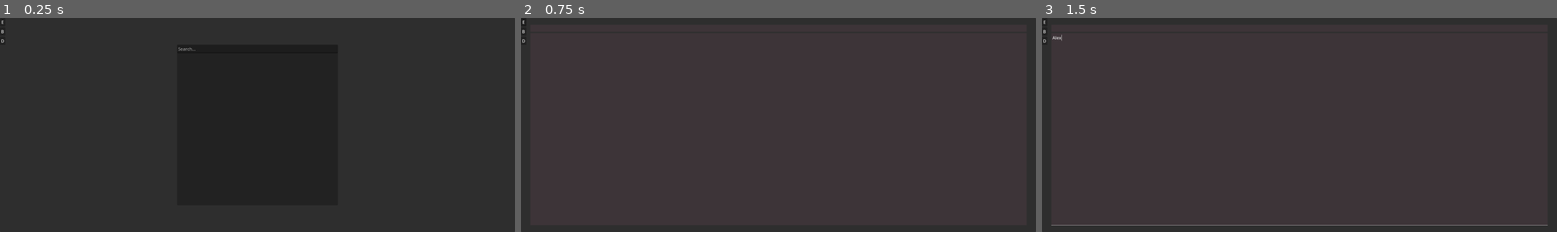
Above: before the commit, frames 1-3 (left to right).
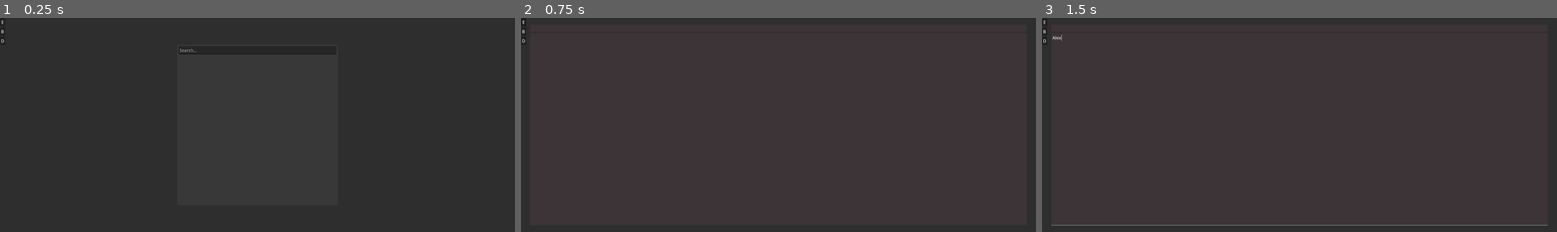
Above: after the commit, the same moments.

Repository: Robert-DeForrest-Reynolds/Anchor
Game: Godot game, scene res://Scenes/App.tscn
Two runs of this game, one before a commit and one after it. Both use one fixed random seed, a clock stepped at 60 frames per second and the inputs below.
Inputs (mouse positions are in pixels of both pictures, inside the frame that each line leads up to):
- Up to frame 1 (0.25 s): no input
- Up to frame 2 (0.75 s): click "E" at 0.5 s
- Up to frame 3 (1.5 s): click (1299, 129) at 1.27 s; type "Alex" at 1.35 s

The runs differ from the first frame. In frame 1, 0.1% of the frame differs, in the area x 34-66%, y 12-17%; in frame 2, nothing differs; in frame 3, nothing differs.
Error in both runs: Invalid call. Nonexistent function 'Create_Dummy_Note' in base 'Nil'. (res://Scripts/Globals.gd:27)

Commit message:
Some fixes

Diff:
--- a/Scenes/App.tscn
+++ b/Scenes/App.tscn
@@ -2,8 +2,8 @@
 
 [ext_resource type="Script" uid="uid://deu8uflvd5mgj" path="res://Scripts/Core.gd" id="1_3anhv"]
 [ext_resource type="PackedScene" uid="uid://0qg7y5kuiow7" path="res://Scenes/Editor.tscn" id="2_r41ji"]
-[ext_resource type="PackedScene" uid="uid://cx8cleyqrjgxh" path="res://Scenes/Browser.tscn" id="3_lbrif"]
 [ext_resource type="PackedScene" uid="uid://bcmm5cd0nfdum" path="res://Scenes/DialogueEditor.tscn" id="4_330lp"]
+[ext_resource type="PackedScene" uid="uid://bwenb5vtkbvo" path="res://Scenes/BrowserV2.tscn" id="5_r41ji"]
 
 [sub_resource type="StyleBoxEmpty" id="StyleBoxEmpty_e1rpr"]
 
@@ -19,7 +19,7 @@
 unique_name_in_owner = true
 layout_mode = 2
 
-[node name="Browser" parent="." instance=ExtResource("3_lbrif")]
+[node name="Browser" parent="." instance=ExtResource("5_r41ji")]
 unique_name_in_owner = true
 layout_mode = 2
 
--- /dev/null
+++ b/Scenes/BrowserItem.tscn
@@ -0,0 +1,56 @@
+[gd_scene load_steps=4 format=3 uid="uid://c7yypbych3tfu"]
+
+[sub_resource type="StyleBoxEmpty" id="StyleBoxEmpty_37k16"]
+
+[sub_resource type="StyleBoxEmpty" id="StyleBoxEmpty_qktpx"]
+
+[sub_resource type="StyleBoxEmpty" id="StyleBoxEmpty_ek57p"]
+
+[node name="Item" type="Button"]
+custom_minimum_size = Vector2(0, 20)
+theme_override_styles/focus = SubResource("StyleBoxEmpty_37k16")
+theme_override_styles/normal_mirrored = SubResource("StyleBoxEmpty_qktpx")
+theme_override_styles/normal = SubResource("StyleBoxEmpty_ek57p")
+
+[node name="Margin" type="MarginContainer" parent="."]
+layout_mode = 1
+anchors_preset = 15
+anchor_right = 1.0
+anchor_bottom = 1.0
+grow_horizontal = 2
+grow_vertical = 2
+mouse_filter = 2
+theme_override_constants/margin_left = 5
+theme_override_constants/margin_top = 2
+theme_override_constants/margin_right = 5
+theme_override_constants/margin_bottom = 2
+
+[node name="HBox" type="HBoxContainer" parent="Margin"]
+layout_mode = 2
+mouse_filter = 2
+
+[node name="Margin" type="MarginContainer" parent="Margin/HBox"]
+layout_mode = 2
+size_flags_horizontal = 3
+theme_override_constants/margin_left = 2
+theme_override_constants/margin_right = 2
+
+[node name="Name" type="Label" parent="Margin/HBox/Margin"]
+unique_name_in_owner = true
+layout_mode = 2
+size_flags_horizontal = 3
+mouse_filter = 1
+text = "FileName"
+
+[node name="Margin2" type="MarginContainer" parent="Margin/HBox"]
+layout_mode = 2
+size_flags_horizontal = 3
+theme_override_constants/margin_left = 2
+theme_override_constants/margin_right = 2
+
+[node name="Content" type="Label" parent="Margin/HBox/Margin2"]
+unique_name_in_owner = true
+layout_mode = 2
+size_flags_horizontal = 3
+mouse_filter = 1
+text = "Content"
--- /dev/null
+++ b/Scenes/BrowserV2.tscn
@@ -0,0 +1,53 @@
+[gd_scene load_steps=4 format=3 uid="uid://bwenb5vtkbvo"]
+
+[ext_resource type="Script" uid="uid://nw5rj0kvsv7r" path="res://Scripts/BrowserV2.gd" id="1_ek57p"]
+[ext_resource type="PackedScene" uid="uid://c7yypbych3tfu" path="res://Scenes/BrowserItem.tscn" id="2_37k16"]
+
+[sub_resource type="StyleBoxFlat" id="StyleBoxFlat_qktpx"]
+bg_color = Color(0.219501, 0.219501, 0.219501, 1)
+corner_radius_top_left = 5
+corner_radius_top_right = 5
+corner_radius_bottom_right = 5
+corner_radius_bottom_left = 5
+
+[node name="Browser" type="PanelContainer"]
+custom_minimum_size = Vector2(600, 600)
+anchors_preset = 8
+anchor_left = 0.5
+anchor_top = 0.5
+anchor_right = 0.5
+anchor_bottom = 0.5
+offset_left = -300.0
+offset_top = -300.0
+offset_right = 300.0
+offset_bottom = 300.0
+grow_horizontal = 2
+grow_vertical = 2
+size_flags_horizontal = 4
+size_flags_vertical = 4
+theme_override_styles/panel = SubResource("StyleBoxFlat_qktpx")
+script = ExtResource("1_ek57p")
+
+[node name="MarginContainer" type="MarginContainer" parent="."]
+layout_mode = 2
+theme_override_constants/margin_left = 5
+theme_override_constants/margin_top = 5
+theme_override_constants/margin_right = 5
+theme_override_constants/margin_bottom = 5
+
+[node name="VBox" type="VBoxContainer" parent="MarginContainer"]
+unique_name_in_owner = true
+layout_mode = 2
+
+[node name="SearchBox" type="LineEdit" parent="MarginContainer/VBox"]
+unique_name_in_owner = true
+layout_mode = 2
+size_flags_vertical = 0
+placeholder_text = "Search..."
+
+[node name="Items" type="VBoxContainer" parent="MarginContainer/VBox"]
+unique_name_in_owner = true
+layout_mode = 2
+
+[node name="Item" parent="MarginContainer/VBox/Items" instance=ExtResource("2_37k16")]
+layout_mode = 2
--- a/Scenes/DialogueEditor.tscn
+++ b/Scenes/DialogueEditor.tscn
@@ -1,6 +1,6 @@
 [gd_scene load_steps=4 format=3 uid="uid://bcmm5cd0nfdum"]
 
-[ext_resource type="Script" uid="uid://m4er2pwnfn7h" path="res://Scenes/DialogueEditor.gd" id="1_cmkle"]
+[ext_resource type="Script" uid="uid://m4er2pwnfn7h" path="res://Scripts/DialogueEditor.gd" id="1_cmkle"]
 [ext_resource type="PackedScene" uid="uid://m71g581et6jo" path="res://Scenes/DialogueEntry.tscn" id="2_paj8d"]
 
 [sub_resource type="StyleBoxFlat" id="StyleBoxFlat_ccm41"]
--- a/Scenes/DialogueEntry.tscn
+++ b/Scenes/DialogueEntry.tscn
@@ -1,6 +1,6 @@
 [gd_scene load_steps=2 format=3 uid="uid://m71g581et6jo"]
 
-[ext_resource type="Script" uid="uid://c3dvf5nb6ff1i" path="res://Scenes/DialogueEntry.gd" id="1_equq1"]
+[ext_resource type="Script" uid="uid://c3dvf5nb6ff1i" path="res://Scripts/DialogueEntry.gd" id="1_equq1"]
 
 [node name="Entry" type="HBoxContainer"]
 theme_override_constants/separation = 5
--- a/Scripts/Browser.gd
+++ b/Scripts/Browser.gd
@@ -1,5 +1,4 @@
 extends PanelContainer
-class_name Browser
 
 @onready var Items = %Browser.get_node("%Items")
 @onready var SearchBox = %Browser.get_node("%SearchBox")
@@ -30,14 +29,14 @@
 func Search(NewText: String) -> void:
 	await get_tree().physics_frame
 	await Clear_Search_Box()
-	var Content = SearchBox.text
-	if Content == "":
+	var Source = SearchBox.text
+	if Source == "":
 		Initial_Search_Content_Load()
 	else:
-		Globals.LastSearchSize = Content.length()
+		Globals.LastSearchSize = Source.length()
 
 		for NoteKey in Globals.Notes:
-			if Content in NoteKey:
+			if Source.to_lower() in NoteKey.to_lower():
 				Insert_Search_Item(NoteKey, Globals.Notes[NoteKey])
 
 
--- /dev/null
+++ b/Scripts/BrowserV2.gd
@@ -0,0 +1,57 @@
+extends PanelContainer
+class_name Browser
+var BrowserItem = preload("res://Scenes/BrowserItem.tscn")
+
+@onready var Items = %Items
+
+
+func _ready() -> void:
+	%SearchBox.text_changed.connect(Search)
+	Initial_Search_Content_Load()
+
+
+func Clear_Search_Box():
+	print("Clearing Search Box")
+	Items.queue_free()
+	await get_tree().physics_frame
+	Items = VBoxContainer.new()
+	%VBox.add_child(Items)
+
+
+func Search(NewText: String) -> void:
+	await get_tree().physics_frame
+	await Clear_Search_Box()
+	var Source = %SearchBox.text
+	if Source == "":
+		Initial_Search_Content_Load()
+	else:
+		Globals.LastSearchSize = Source.length()
+
+		for NoteKey in Globals.Notes:
+			if Source.to_lower() in NoteKey.to_lower():
+				Insert_Search_Item(NoteKey, Globals.Notes[NoteKey])
+
+
+func Select_Item(ItemName:String, ItemType:int):
+	if ItemType == Globals.Types.NOTE:
+		%Editor.Load_Note(ItemName)
+
+
+
+func Insert_Search_Item(NoteName:String, NoteContent:String):
+	var NewBrowserItem = BrowserItem.instantiate()
+	var NameNode = NewBrowserItem.get_node("%Name")
+	var ContentNode = NewBrowserItem.get_node("%Content")
+	NameNode.text = NoteName
+	ContentNode.text = NoteContent
+	Items.add_child(NewBrowserItem)
+	NewBrowserItem.pressed.connect(Select_Item.bind(NoteName, Globals.Types.NOTE))
+	print("Added Item")
+
+
+func Initial_Search_Content_Load() -> void:
+	await Clear_Search_Box()
+	print("Finished Clearing Box")
+	for NoteName in Globals.Notes.keys():
+		print("Inserting Note")
+		Insert_Search_Item(NoteName, Globals.Notes[NoteName])
Not shown, added: Scripts/BrowserV2.gd.uid
Renamed: Scenes/DialogueEditor.gd -> Scripts/DialogueEditor.gd
Renamed: Scenes/DialogueEditor.gd.uid -> Scripts/DialogueEditor.gd.uid
Renamed: Scenes/DialogueEntry.gd -> Scripts/DialogueEntry.gd
Renamed: Scenes/DialogueEntry.gd.uid -> Scripts/DialogueEntry.gd.uid
